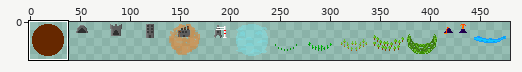
Sprite sheet: assets/textures/planet.png. Above: a wide view before the commit, with the close-up outlined.
Close-up. As it was:
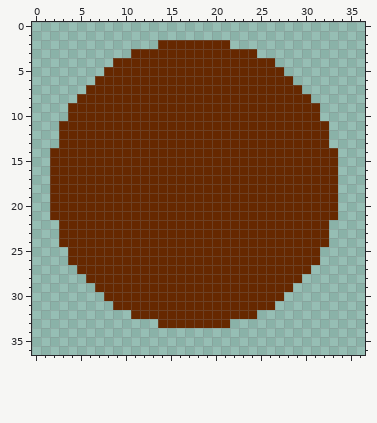
The file is 512x64 pixels. Colours within 5 levels of each other are drawn and written as one. Shown: x 0..36, y 0..36. The wide view leaves out empty margins.
Once edited:
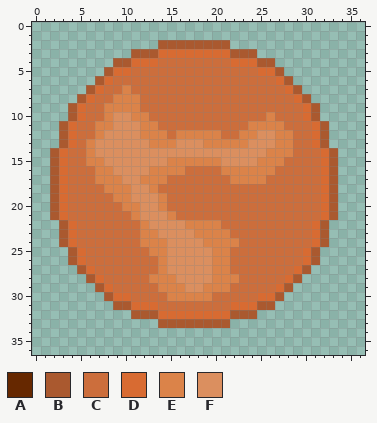
Palette (. is transparent): A #662800  B #aa592f  C #cc6e3c  D #d86b32  E #db8349  F #db8f5f
What changed:
Changed rows in their new state; - is an unchanged pixel.
first column x 2:
 2 ------------BBBBBBBB------------
 3 ---------BBBDDDDDDDDBBB---------
 4 -------BBDDDCCCCCCCCDDDBB-------
 5 ------BDDCCCCCCCCCCCCCCDDB------
 6 -----BDCCCCCCCCCCCCCCCCCCDB-----
 7 ----BDCCECCCCCCCCCCCCCCCCCDB----
 8 ---BDCCEEECCCCCCCCCCCCCCCCCDB---
 9 --BDCCEEEECCCCCCCCCCCCCCCCCCDB--
10 --BDCCEFFEECCCCCCCCCCCCCECCCDB--
11 -BDCCEEFFFEECCCCCCCCCCEEEECCCDB-
12 -BDCCEFFFFEEECEEEEECCEEFFEECCDB-
13 -BDCEFFFFFFEEEFFFEEEEEFFFEECCDB-
14 BDCCEFFFFFFFFFFFFFFFFFFFEEECCCDB
15 BDCCEEFFFFFFFEEEEEEFFFFEEECCCCDB
16 BDCCCEEFFFFEEEECCCCEEEEEECCCCCDB
17 BDCCCEEEFFEEECCCCCCCEEEECCCCCCDB
18 BDCCCCEEEFFECCCCCCCCCCCCCCCCCCDB
19 BDCCCCCEEFFFECCCCCCCCCCCCCCCCCDB
20 BDCCCCCCEEFFECCCCCCCCCCCCCCCCCDB
21 BDCCCCCCCEFFFECCCCCCCCCCCCCCCCDB
22 -BDCCCCCCCEFFFFEEEECCCCCCCCCCDB-
23 -BDCCCCCCCEEFFFFEEEECCCCCCCCCDB-
24 -BDCCCCCCCEEEFFFFEEEECCCCCCCCDB-
25 --BDCCCCCCCEEFFFFFEECCCCCCCCDB--
26 --BDCCCCCCCCEFFFFFEECCCCCCCCDB--
27 ---BDCCCCCCCEFFFFFEECCCCCCCDB---
28 ----BDCCCCCEEEFFFFEEECCCCCDB----
29 -----BDCCCCCEEEFFEEECCCCCDB-----
30 ------BDDCCCCEEEEECCCCCDDB------
31 -------BBDDDCCCCCCCCDDDBB-------
32 ---------BBBDDDDDDDDBBB---------
33 ------------BBBBBBBB------------
Boxes around the changes in both close-ups, in picture pixels (x1, y1, x2, y2):
changed: (50, 40, 338, 328)
